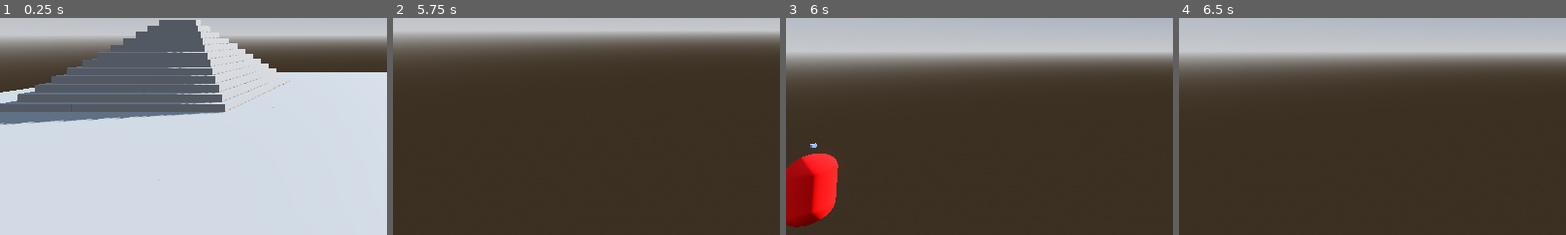
Above: before the commit, frames 1-4 (left to right).
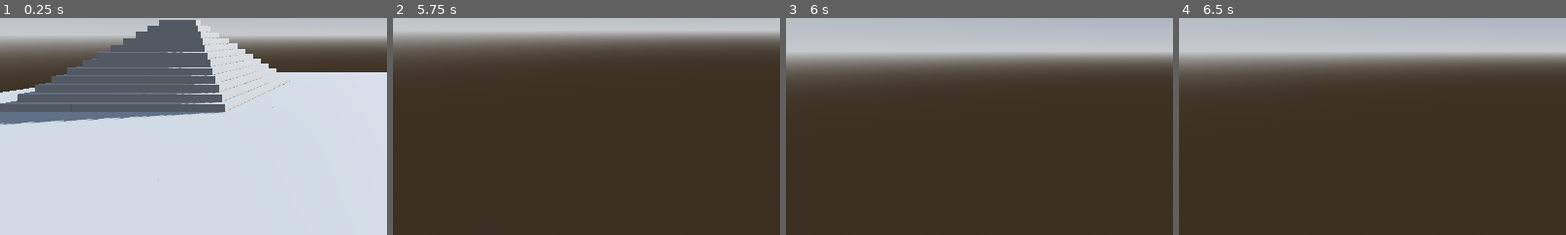
Above: after the commit, the same moments.

Repository: LunarTides/Speedrun-Game
Game: Godot game, scene res://scenes/world.tscn
Same seed, same stepped clock (60 frames per second), same inputs: the game is played once before the commit and once after it.
Inputs (mouse positions are % of the whole screen's width and height, from its top left):
- Up to frame 1 (0.25 s): no input
- Up to frame 2 (5.75 s): move the mouse to (49, 52) at 0.52 s; hold E (throw_rope, bound only after the commit) 0.53-1.28 s; hold W (move_forward) 0.53-2.78 s; tap Space (jump) at 0.77, 1.52, 3.02, 3.77, 4.52 s; move the mouse to (57, 51) at 1.27 s; click (57, 51) at 1.35 s; tap E (throw_rope, bound only after the commit) at 1.55, 2.3, 3.05, 4.55 s; move the mouse to (42, 49) at 2.02 s; hold Q (equip_katana) 2.03-2.78 s; move the mouse to (51, 50) at 2.77 s; hold A (move_left) 2.78-3.53 s; tap Shift (fly_to_enemy) at 2.85 s; move the mouse to (46, 48) at 3.52 s; hold E (throw_rope, bound only after the commit) 3.53-4.28 s; hold W (move_forward) from 3.53 s (still down); tap Ctrl (slam) at 3.6 s; tap ` (debug_stop, bound only after the commit) at 4.15 s; move the mouse to (55, 50) at 4.27 s; tap C (unequip_weapon) at 4.35 s; move the mouse to (45, 50) at 5.02 s; hold E (throw_rope, bound only after the commit) from 5.03 s (still down)
- Up to frame 3 (6 s): tap Enter at 5.75 s; move the mouse to (52, 48) at 5.77 s; release W (move_forward) at 5.78 s; release E (throw_rope, bound only after the commit) at 5.78 s; hold D (move_right) from 5.78 s (still down); tap E (throw_rope, bound only after the commit) at 5.85 s
- Up to frame 4 (6.5 s): keep holding D (move_right); tap Space (jump) at 6.02 s
The pictures show only the part of the screen within x 0-50%, y 46-96%; the shares and areas given below are measured in that part.

Frames 1-2 are identical in both runs. In frame 3, 3.9% of the frame differs, in the area x 0-14%, y 57-97%; in frame 4, nothing differs.

Commit message:
Add rope

Diff:
--- a/project.godot
+++ b/project.godot
@@ -90,6 +90,21 @@
 , Object(InputEventJoypadButton,"resource_local_to_scene":false,"resource_name":"","device":-1,"button_index":12,"pressure":0.0,"pressed":false,"script":null)
 ]
 }
+throw_shuriken={
+"deadzone": 0.5,
+"events": [Object(InputEventMouseButton,"resource_local_to_scene":false,"resource_name":"","device":-1,"window_id":0,"alt_pressed":false,"shift_pressed":false,"ctrl_pressed":false,"meta_pressed":false,"button_mask":2,"position":Vector2(135, 21),"global_position":Vector2(139, 62),"factor":1.0,"button_index":2,"canceled":false,"pressed":true,"double_click":false,"script":null)
+]
+}
+throw_rope={
+"deadzone": 0.5,
+"events": [Object(InputEventKey,"resource_local_to_scene":false,"resource_name":"","device":-1,"window_id":0,"alt_pressed":false,"shift_pressed":false,"ctrl_pressed":false,"meta_pressed":false,"pressed":false,"keycode":0,"physical_keycode":69,"key_label":0,"unicode":101,"echo":false,"script":null)
+]
+}
+debug_stop={
+"deadzone": 0.5,
+"events": [Object(InputEventKey,"resource_local_to_scene":false,"resource_name":"","device":-1,"window_id":0,"alt_pressed":false,"shift_pressed":false,"ctrl_pressed":false,"meta_pressed":false,"pressed":false,"keycode":0,"physical_keycode":96,"key_label":0,"unicode":96,"echo":false,"script":null)
+]
+}
 
 [layer_names]
 
--- a/scenes/player.tscn
+++ b/scenes/player.tscn
@@ -1,7 +1,8 @@
-[gd_scene load_steps=5 format=3 uid="uid://bvdfwmpvqi480"]
+[gd_scene load_steps=6 format=3 uid="uid://bvdfwmpvqi480"]
 
 [ext_resource type="Script" path="res://scripts/player.gd" id="1_gly4n"]
 [ext_resource type="PackedScene" uid="uid://yfo0sq53dpj0" path="res://scenes/weapons/katana.tscn" id="2_gtmbk"]
+[ext_resource type="Script" path="res://scripts/rope.gd" id="3_keekn"]
 
 [sub_resource type="CapsuleMesh" id="CapsuleMesh_80aj8"]
 
@@ -35,6 +36,10 @@
 collide_with_areas = true
 collide_with_bodies = false
 
+[node name="Rope" type="Node3D" parent="."]
+unique_name_in_owner = true
+script = ExtResource("3_keekn")
+
 [node name="CancelMomentumTimer" type="Timer" parent="."]
 unique_name_in_owner = true
 wait_time = 0.2
--- a/scripts/enemies/enemy.gd
+++ b/scripts/enemies/enemy.gd
@@ -37,6 +37,9 @@
 
 
 func mark_as_target() -> void:
+	if not is_inside_tree():
+		return
+
 	$MeshInstance3D.set_surface_override_material(0, ENEMY_TARGET_MATERIAL)
 
 	target_indicator.show()
--- a/scripts/enemies/enemy_small.gd
+++ b/scripts/enemies/enemy_small.gd
@@ -4,9 +4,16 @@
 var gravity: float = ProjectSettings.get_setting("physics/3d/default_gravity")
 #var last_tried_jump_velocity: float = 0
 
+var paused: bool = false
 
 func _physics_process(delta: float) -> void:
 	if not GameManager.player:
+		return
+
+	if OS.is_debug_build() and Input.is_action_just_pressed("debug_stop"):
+		paused = not paused
+
+	if paused:
 		return
 
 	# Add the gravity.
--- a/scripts/player.gd
+++ b/scripts/player.gd
@@ -179,6 +179,8 @@
 			return
 
 		equipped_weapon._attack()
+	elif event.is_action_pressed("throw_rope"):
+		%Rope.target(enemy_target)
 
 
 func _on_cancel_momentum_timer_timeout() -> void:
--- /dev/null
+++ b/scripts/rope.gd
@@ -0,0 +1,72 @@
+extends Node3D
+
+@export var speed: float = 30
+
+var target_1: Enemy
+var target_2: Enemy
+var connected_num: int = 0
+
+
+# Called every frame. 'delta' is the elapsed time since the previous frame.
+func _process(delta: float) -> void:
+	if not is_instance_valid(target_1) or (connected_num == 2 and not is_instance_valid(target_2)):
+		stop()
+		return
+
+	if connected_num == 1:
+		draw_line(global_position, target_1.position)
+
+		target_1.velocity += (global_position - target_1.position) * delta * 4
+	elif connected_num == 2:
+		draw_line(target_2.position, target_1.position)
+
+		target_1.velocity += (target_2.global_position - target_1.global_position) * delta * 15
+		target_2.velocity += (target_1.global_position - target_2.global_position) * delta * 15
+
+
+func target(enemy: Enemy) -> void:
+	if not is_instance_valid(enemy) and connected_num != 2:
+		return
+
+	if enemy == target_1 or enemy == target_2:
+		stop()
+		return
+
+	show()
+
+	connected_num += 1
+
+	if connected_num == 1:
+		target_1 = enemy
+	elif connected_num == 2:
+		target_2 = enemy
+	else:
+		stop()
+
+
+func stop() -> void:
+	hide()
+	connected_num = 0
+	target_1 = null
+	target_2 = null
+
+
+func draw_line(pos1: Vector3, pos2: Vector3) -> void:
+	var mesh_instance: MeshInstance3D = MeshInstance3D.new()
+	var immediate_mesh: ImmediateMesh = ImmediateMesh.new()
+	var material: ORMMaterial3D = ORMMaterial3D.new()
+
+	mesh_instance.mesh = immediate_mesh
+	mesh_instance.cast_shadow = GeometryInstance3D.SHADOW_CASTING_SETTING_OFF
+
+	immediate_mesh.surface_begin(Mesh.PRIMITIVE_LINES, material)
+	immediate_mesh.surface_add_vertex(pos1)
+	immediate_mesh.surface_add_vertex(pos2)
+	immediate_mesh.surface_end()
+
+	material.shading_mode = BaseMaterial3D.SHADING_MODE_UNSHADED
+	material.albedo_color = Color.BLACK
+
+	get_tree().get_root().add_child(mesh_instance)
+	await get_tree().physics_frame
+	mesh_instance.queue_free()
